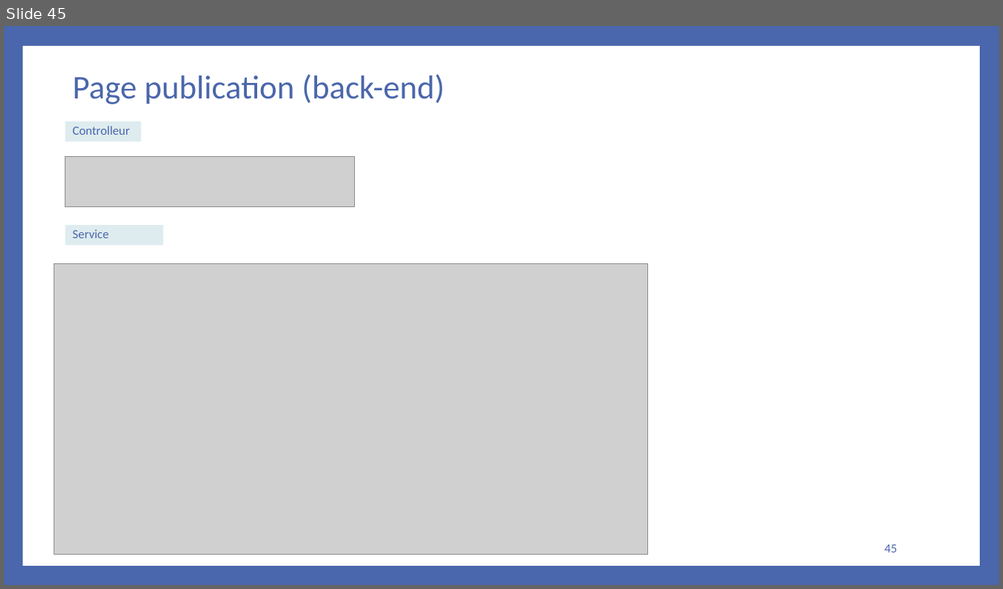
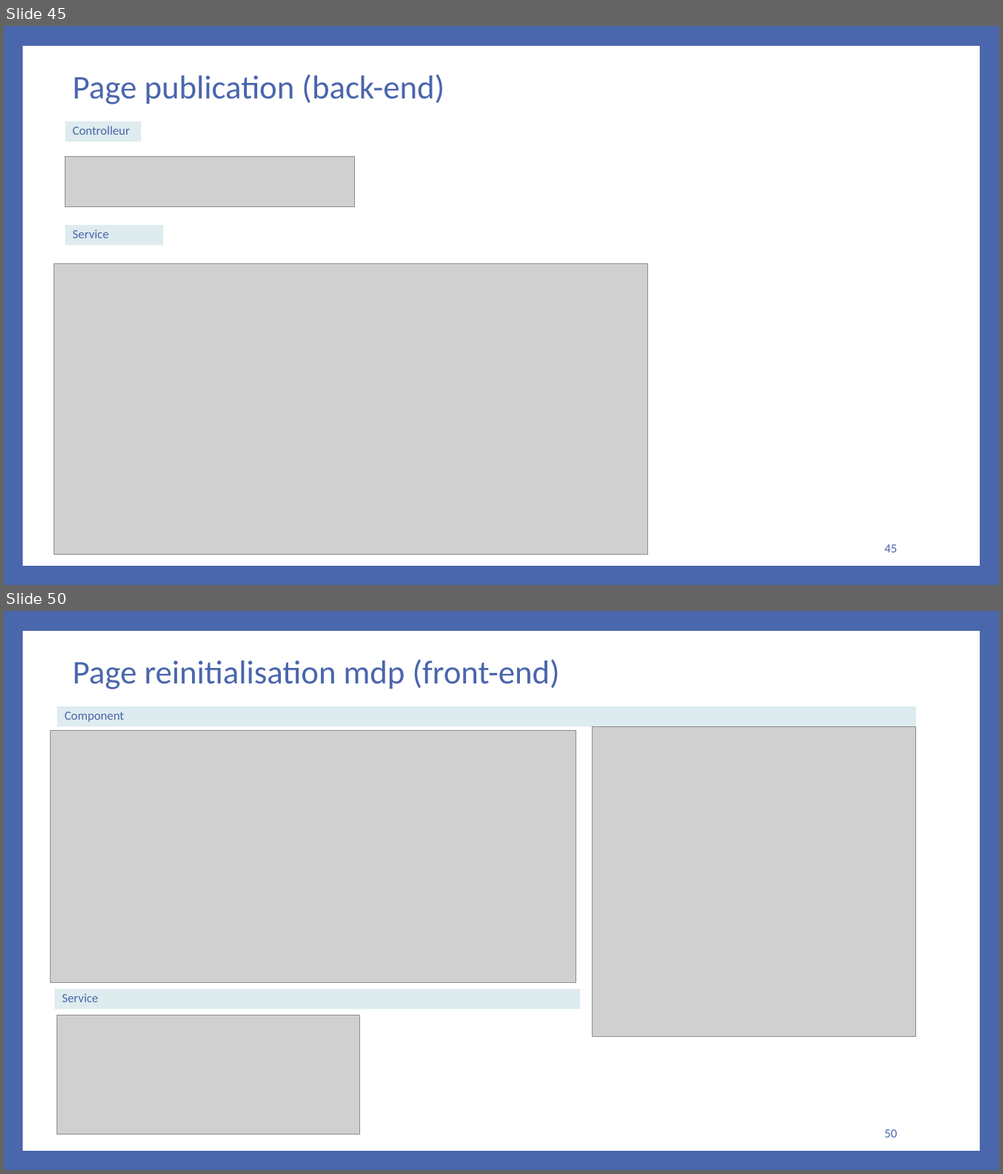
Before and after one commit to bakedpotato191/projet, a slide deck: rapport.PPTX. Shown one above the other, each under a label of ours: slide 45 before the commit, slides 45 and 50 after it; the slides between them are not shown. The pictures are 1003x589 and 1003x1174 pixels, drawn with LibreOffice and Linux fonts; fonts in the diff are those of the drawing; grey boxes stand for pictures. Boxes give left, top, right and bottom in pixels: in the first picture for what was removed or moved away, otherwise in the second. Text is boxed around its words. In the diff, an @@ line names an element or a change of style, - is before the commit and + after.

```diff
--- a/rapport.PPTX
+++ b/rapport.PPTX
@@ slide 50 added at (4,611,999,1170), background #4A66AC; not listed: 1 template element that a slide beside it also shows @@
@@ title added at (73,659,560,689), 32 pt, text #4A66AC @@
+Page reinitialisation mdp (front-end)
@@ rectangle added at (57,706,916,726), fill #DEECEF, 12 pt, text #4A66AC @@
+Component
@@ picture added at (51,730,575,983) @@
@@ picture added at (592,726,916,1037) @@
@@ rectangle added at (55,989,580,1009), fill #DEECEF, 12 pt, text #4A66AC @@
+Service
@@ picture added at (57,1015,359,1135) @@
@@ page number added at (884,1130,896,1138), 12 pt, text #4A66AC @@
+50
```
Also in this commit, not shown: 7 slides changed, 6 other slides added, 33 other files.
